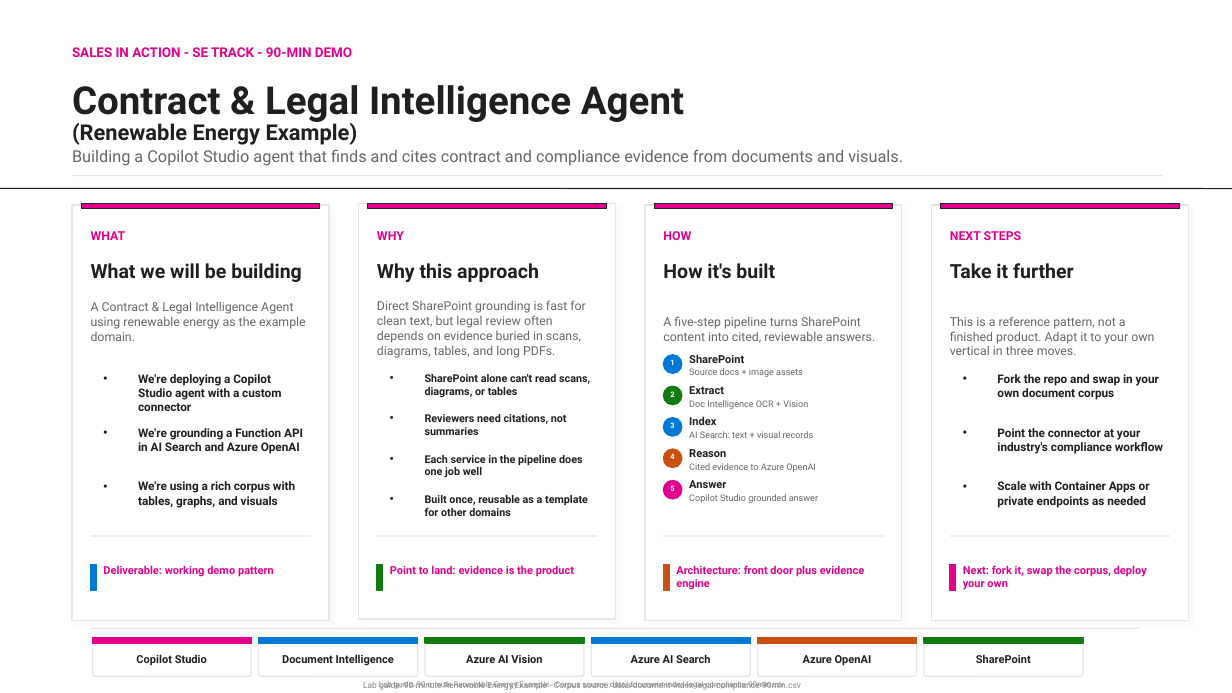
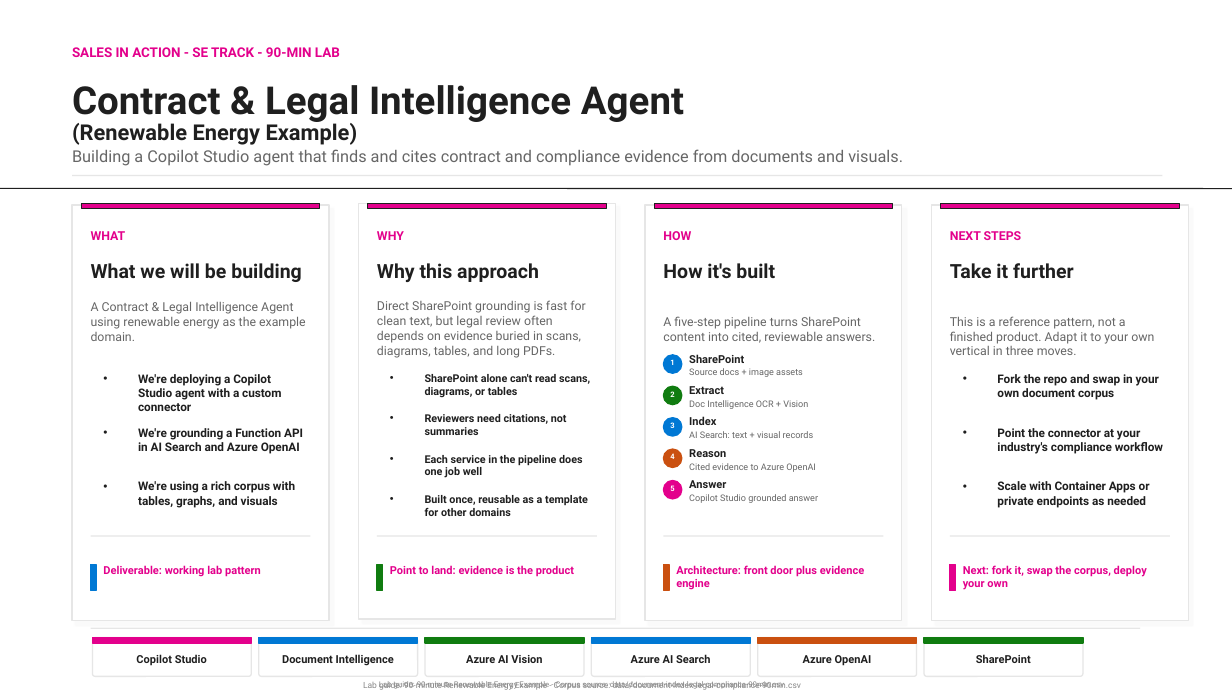
Before and after one commit to spetren/contract-legal-intelligence-agent-lab, a slide deck: slide 1 of assets/Contract-Legal-Intelligence-Agent-What-Why-How-Results.pptx. Drawn at 1232x693 pixels with LibreOffice and Linux fonts; fonts in the diff are those of the drawing. Boxes give left, top, right and bottom in pixels: in the first picture for what was removed or moved away, otherwise in the second. Text is boxed around its words. In the diff, an @@ line names an element or a change of style, - is before the commit and + after.

```diff
--- a/assets/Contract-Legal-Intelligence-Agent-What-Why-How-Results.pptx
+++ b/assets/Contract-Legal-Intelligence-Agent-What-Why-How-Results.pptx
@@ text at (72,47,340,57): text changed @@
-SALES IN ACTION - SE TRACK - 90-MIN DEMO
+SALES IN ACTION - SE TRACK - 90-MIN LAB
@@ text at (103,565,261,577): text changed @@
-Deliverable: working demo pattern
+Deliverable: working lab pattern
```
Also in this commit, not shown: 5 other files.
